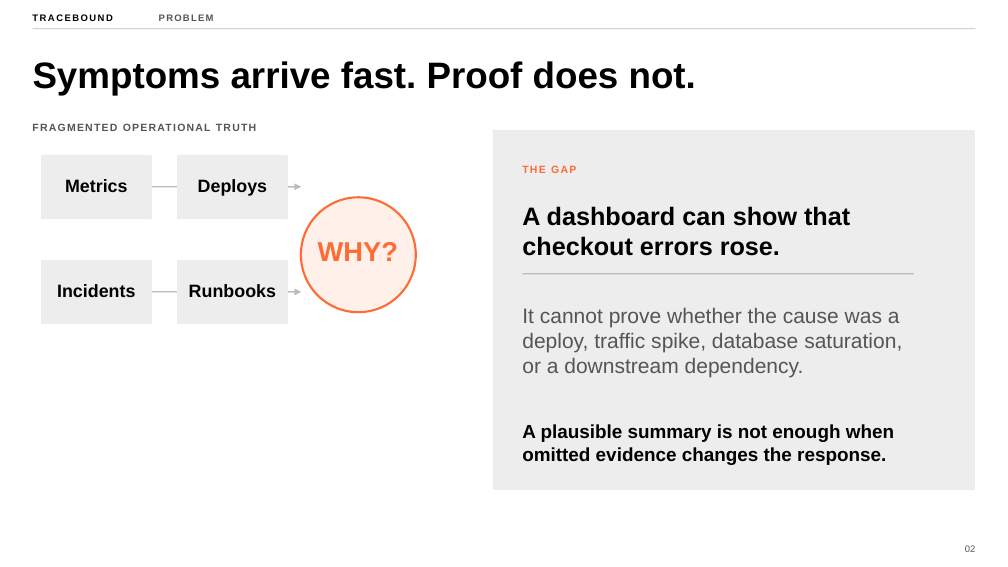
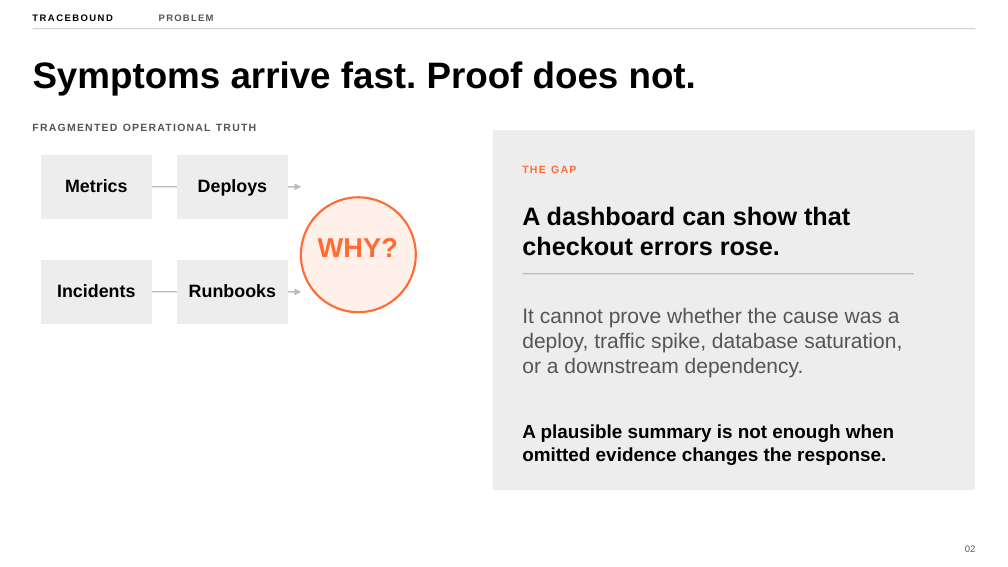
Before and after one commit to sidsri14/tracebound, a slide deck: slide 2 of docs/Tracebound-Open-Agent-Hackathon-Deck.pptx. Drawn at 1008x567 pixels with LibreOffice and Linux fonts; fonts in the diff are those of the drawing. Boxes give left, top, right and bottom in pixels: in the first picture for what was removed or moved away, otherwise in the second. Text is boxed around its words. In the diff, an @@ line names an element or a change of style, - is before the commit and + after.

```diff
--- a/docs/Tracebound-Open-Agent-Hackathon-Deck.pptx
+++ b/docs/Tracebound-Open-Agent-Hackathon-Deck.pptx
@@ text "WHY?" at (318,238,398,257): vertical alignment top to middle @@
```
Also in this commit, not shown: 6 other slides changed, 3 other files.
